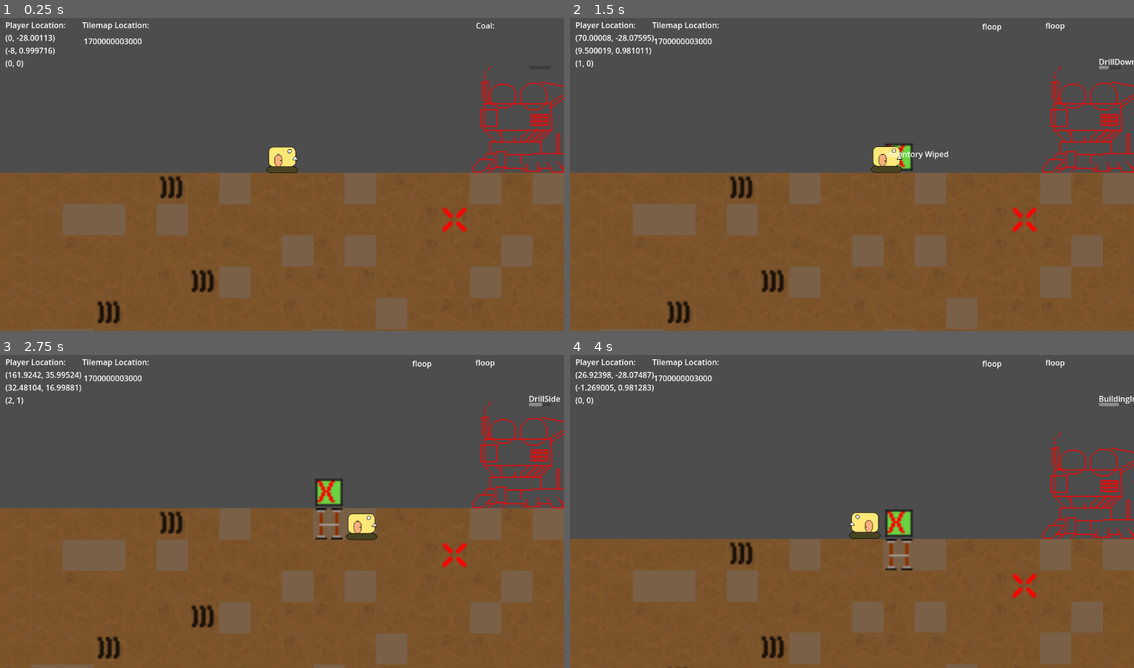
Above: before the commit, frames 1-4 (two rows, left to right).
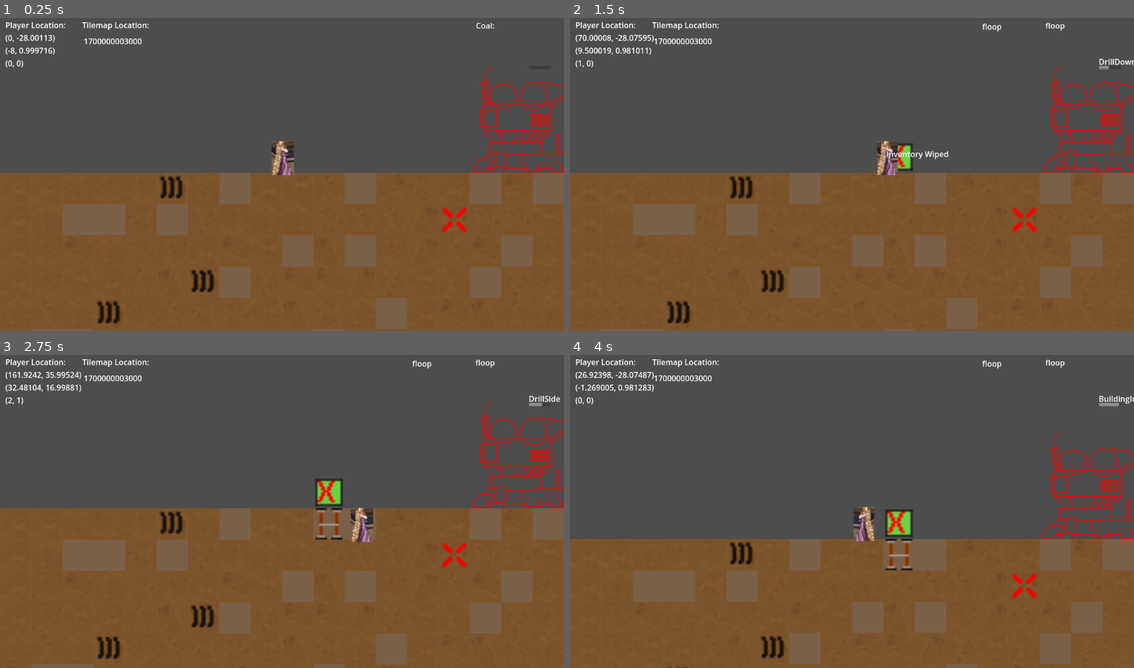
Above: after the commit, the same moments.

Repository: TrakeMuldoon/GodotMineTower
Game: Godot game, scene res://World/world.tscn
Same seed, same stepped clock (60 frames per second), same inputs: the game is played once before the commit and once after it.
Inputs:
- Up to frame 1 (0.25 s): no input
- Up to frame 2 (1.5 s): hold D (go_right) 0.53-1.28 s; hold R (Return) 0.53-1.28 s; hold S (go_down) from 1.28 s (still down); tap X (Mark) at 1.35 s
- Up to frame 3 (2.75 s): tap R (Return) at 1.55, 2.3 s; release S (go_down) at 2.03 s; hold D (go_right) from 2.03 s (still down); hold M (Mine) from 2.03 s (still down)
- Up to frame 4 (4 s): release D (go_right) at 2.78 s; release M (Mine) at 2.78 s; hold Up (go_up) 2.78-3.53 s; tap R (Return) at 2.85, 3.8 s; hold A (go_left) from 3.53 s (still down); hold T (UseBuilding) from 3.53 s (still down)

The runs differ from the first frame. In frame 1, 0.5% of the frame differs, in the area x 47-53%, y 39-51%; in frame 2, 0.5%; in frame 3, 0.5%, in the area x 61-67%, y 48-60%; in frame 4, 0.5%.

Commit message:
Added Rapunzel

Diff:
--- a/Characters/tank_character.gd
+++ b/Characters/tank_character.gd
@@ -133,7 +133,6 @@
 
 
 func ResetLocation():
-	#Globals.TANK_INVENTORY.add_to_inventory("blah", 5)
 	Globals.TANK_INVENTORY.clear_inventory()
 	position = Vector2.ZERO
 	var mt = MovingText.new()
--- a/Characters/tank_character.tscn
+++ b/Characters/tank_character.tscn
@@ -1,7 +1,8 @@
-[gd_scene load_steps=10 format=3 uid="uid://bhd3na60mj5w0"]
+[gd_scene load_steps=15 format=3 uid="uid://bhd3na60mj5w0"]
 
 [ext_resource type="Texture2D" uid="uid://d4ig3rk6l42ff" path="res://assets/MineBird.png" id="1_nnluh"]
 [ext_resource type="Script" path="res://Characters/tank_character.gd" id="1_p4ov2"]
+[ext_resource type="Texture2D" uid="uid://475h7n4sr8n0" path="res://assets/Rapunzel.png" id="3_jhqsu"]
 
 [sub_resource type="AtlasTexture" id="AtlasTexture_6r37p"]
 atlas = ExtResource("1_nnluh")
@@ -17,6 +18,22 @@
 
 [sub_resource type="AtlasTexture" id="AtlasTexture_awoi8"]
 atlas = ExtResource("1_nnluh")
+region = Rect2(201, 0, 67, 70)
+
+[sub_resource type="AtlasTexture" id="AtlasTexture_dbatw"]
+atlas = ExtResource("3_jhqsu")
+region = Rect2(0, 0, 67, 70)
+
+[sub_resource type="AtlasTexture" id="AtlasTexture_p31v4"]
+atlas = ExtResource("3_jhqsu")
+region = Rect2(67, 0, 67, 70)
+
+[sub_resource type="AtlasTexture" id="AtlasTexture_i0hov"]
+atlas = ExtResource("3_jhqsu")
+region = Rect2(134, 0, 67, 70)
+
+[sub_resource type="AtlasTexture" id="AtlasTexture_a6e84"]
+atlas = ExtResource("3_jhqsu")
 region = Rect2(201, 0, 67, 70)
 
 [sub_resource type="SpriteFrames" id="SpriteFrames_8i8wp"]
@@ -37,6 +54,23 @@
 "loop": true,
 "name": &"idle",
 "speed": 8.0
+}, {
+"frames": [{
+"duration": 1.0,
+"texture": SubResource("AtlasTexture_dbatw")
+}, {
+"duration": 1.0,
+"texture": SubResource("AtlasTexture_p31v4")
+}, {
+"duration": 1.0,
+"texture": SubResource("AtlasTexture_i0hov")
+}, {
+"duration": 1.0,
+"texture": SubResource("AtlasTexture_a6e84")
+}],
+"loop": true,
+"name": &"rapunzel",
+"speed": 5.0
 }]
 
 [sub_resource type="CapsuleShape2D" id="CapsuleShape2D_qdwok"]
@@ -55,9 +89,8 @@
 [node name="AnimatedSprite2D" type="AnimatedSprite2D" parent="."]
 position = Vector2(0, -2)
 sprite_frames = SubResource("SpriteFrames_8i8wp")
-animation = &"idle"
-autoplay = "idle"
-frame_progress = 0.499502
+animation = &"rapunzel"
+autoplay = "rapunzel"
 
 [node name="CollisionShape2D" type="CollisionShape2D" parent="."]
 rotation = 1.5708
Not shown, changed: TODO.txt
Binary file added: assets/Rapunzel.png
Not shown, added: assets/Rapunzel.png.import
